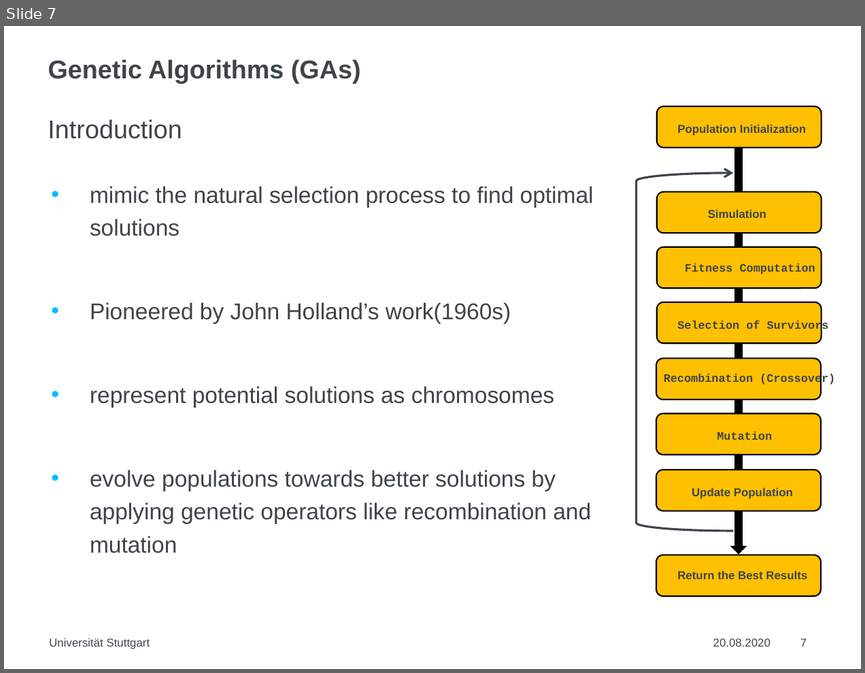
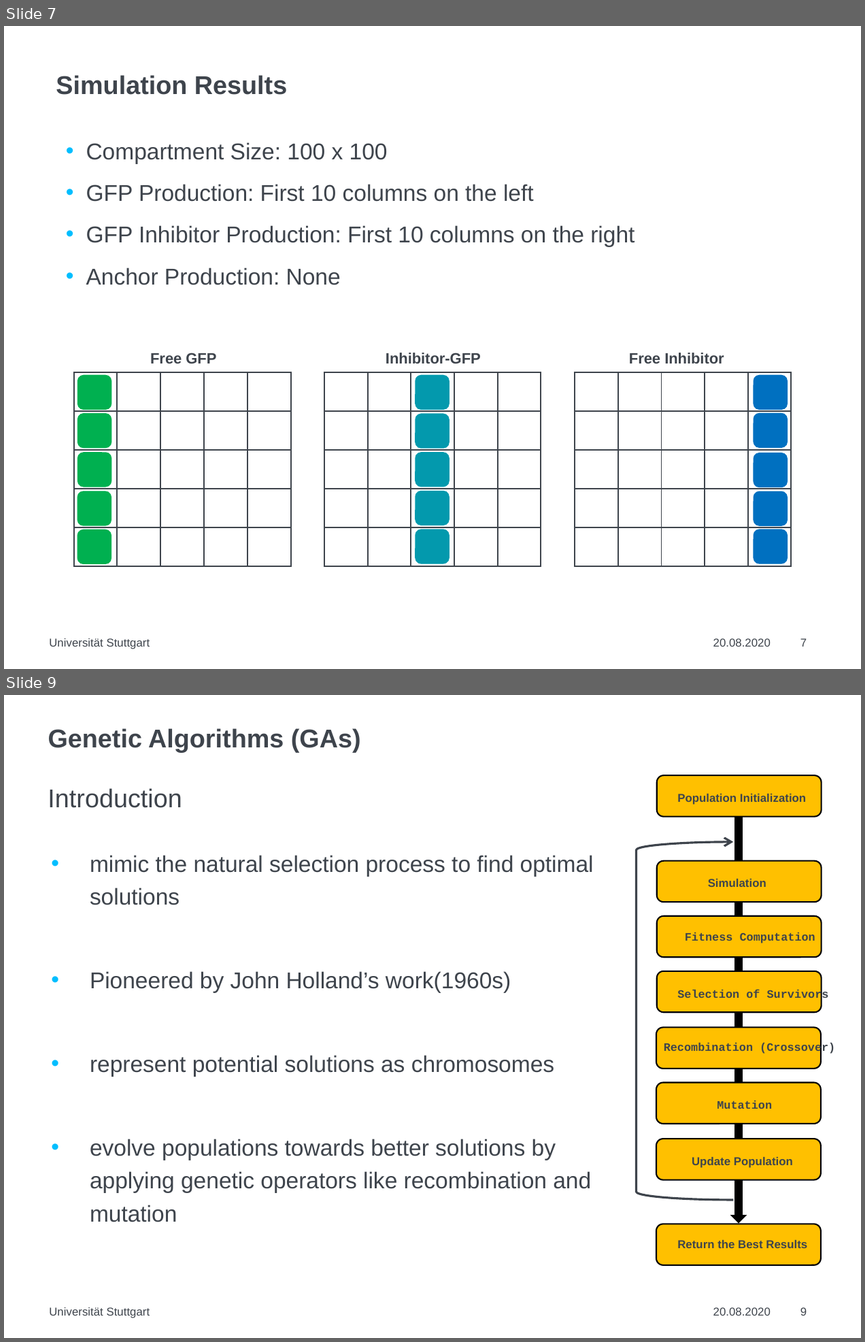
Before and after one commit to LoqmanSamani/grn-designer, a slide deck: mp_present.pptx. Shown one above the other, each under a label of ours: slide 7 before the commit, slides 7 and 9 after it; the slides between them are not shown. The pictures are 865x673 and 865x1342 pixels, drawn with LibreOffice and Linux fonts; fonts in the diff are those of the drawing. Boxes give left, top, right and bottom in pixels: in the first picture for what was removed or moved away, otherwise in the second. Text is boxed around its words. In the diff, an @@ line names an element or a change of style, - is before the commit and + after.

```diff
--- a/mp_present.pptx
+++ b/mp_present.pptx
@@ slide 7 added at [4, 26, 861, 669], background #FFFFFF @@
@@ title added at [56, 75, 287, 95], 18 pt, text #3E444C, bold @@
+Simulation Results
@@ text added at [86, 142, 634, 285], 16 pt, text #3E444C @@
+• Compartment Size: 100 x 100
+• GFP Production: First 10 columns on the left
+• GFP Inhibitor Production: First 10 columns on the right
+• Anchor Production: None
@@ text added at [150, 352, 724, 363], 10.5 pt, text #3E444C, bold @@
+Free GFP Inhibitor-GFP Free Inhibitor
@@ table added at [74, 373, 291, 567], 5 rows, 5 columns @@
+ |  |  |  | 
+ |  |  |  | 
+ |  |  |  | 
+ |  |  |  | 
+ |  |  |  | 
@@ rounded rectangle added at [78, 376, 111, 410], fill #00B050, outline #00B050 1 pt @@
@@ table added at [324, 373, 540, 567], 5 rows, 5 columns @@
+ |  |  |  | 
+ |  |  |  | 
+ |  |  |  | 
+ |  |  |  | 
+ |  |  |  | 
@@ rounded rectangle added at [415, 376, 448, 410], fill #0399AD, outline #029AAE 1 pt @@
@@ table added at [575, 373, 791, 567], 5 rows, 5 columns @@
+ |  |  |  | 
+ |  |  |  | 
+ |  |  |  | 
+ |  |  |  | 
+ |  |  |  | 
@@ rounded rectangle added at [754, 376, 787, 410], fill #0070C0, outline #0070C0 1 pt @@
@@ rounded rectangle added at [78, 414, 111, 448], fill #00B050, outline #00B050 1 pt @@
@@ rounded rectangle added at [415, 414, 448, 448], fill #0399AD, outline #029AAE 1 pt @@
@@ rounded rectangle added at [754, 414, 787, 448], fill #0070C0, outline #0070C0 1 pt @@
@@ rounded rectangle added at [78, 453, 111, 487], fill #00B050, outline #00B050 1 pt @@
@@ rounded rectangle added at [415, 453, 448, 487], fill #0399AD, outline #029AAE 1 pt @@
@@ rounded rectangle added at [754, 453, 787, 487], fill #0070C0, outline #0070C0 1 pt @@
@@ rounded rectangle added at [78, 492, 111, 526], fill #00B050, outline #00B050 1 pt @@
@@ rounded rectangle added at [415, 491, 448, 525], fill #0399AD, outline #029AAE 1 pt @@
@@ rounded rectangle added at [754, 492, 787, 526], fill #0070C0, outline #0070C0 1 pt @@
@@ rounded rectangle added at [78, 530, 111, 564], fill #00B050, outline #00B050 1 pt @@
@@ rounded rectangle added at [415, 530, 448, 564], fill #0399AD, outline #029AAE 1 pt @@
@@ rounded rectangle added at [754, 530, 787, 564], fill #0070C0, outline #0070C0 1 pt @@
@@ text added at [49, 638, 150, 649], 8 pt, text #3E444C @@
+Universität Stuttgart
@@ text added at [713, 638, 770, 646], 8 pt, text #3E444C @@
+20.08.2020
@@ page number added at [800, 638, 806, 646], 8 pt, text #3E444C @@
+7
@@ what was slide 7 is now slide 9 @@
@@ page number at [800, 1307, 806, 1315]: text changed @@
-7
+9
```
Also in this commit, not shown: 2 slides changed, 3 other slides added, 2 slides removed.
